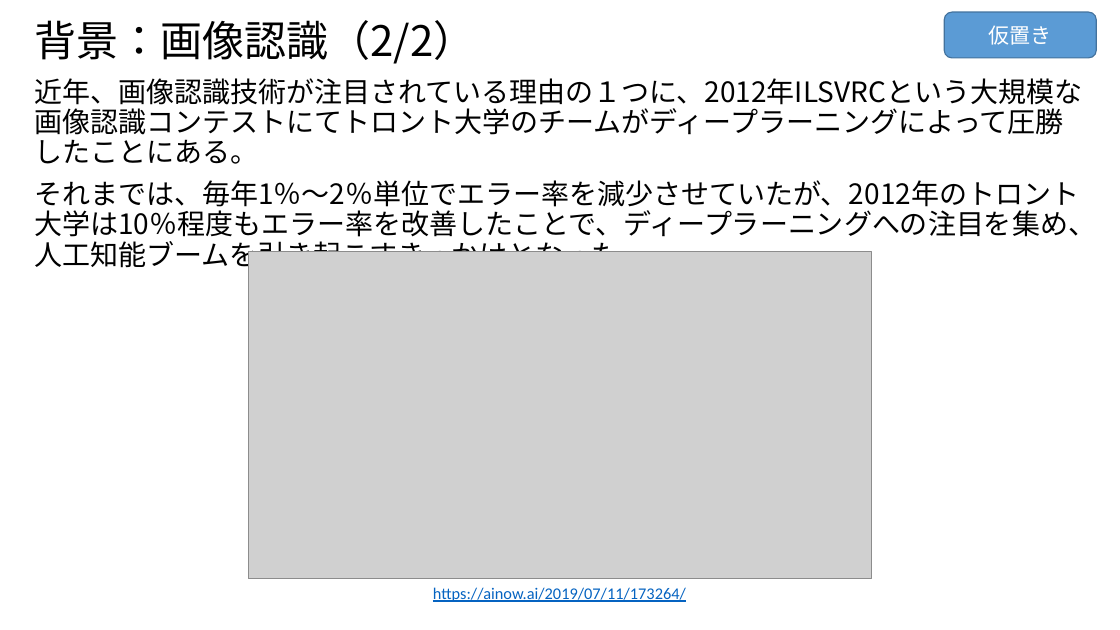
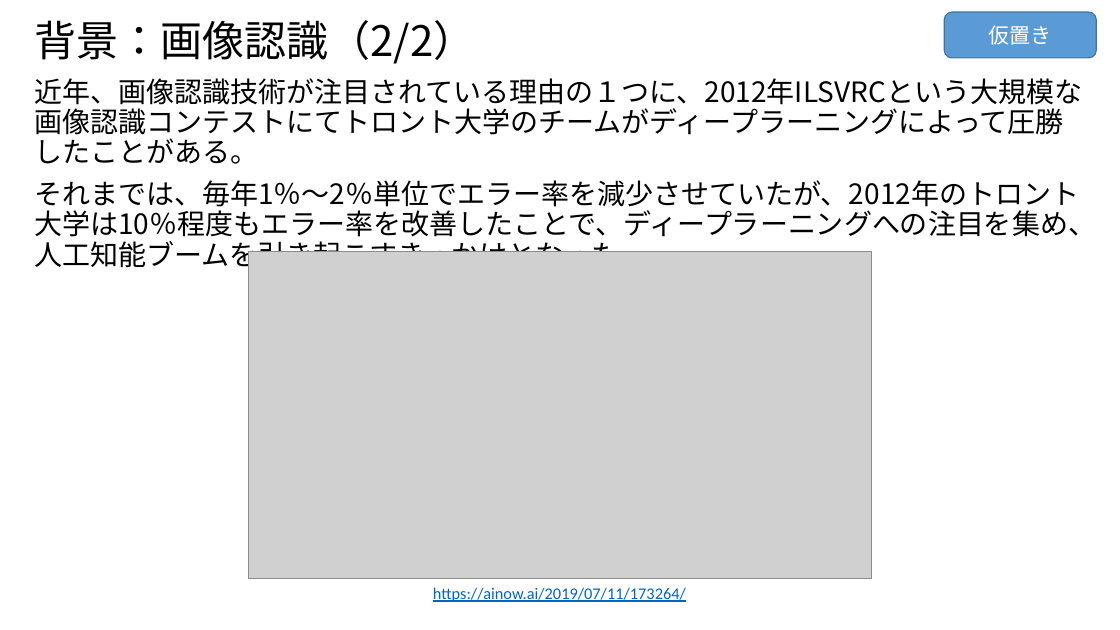
Before and after one commit to topse2019-kaggle/team, a slide deck: slide 3 of hirakawa/20191223/ResNet等整理.pptx. Drawn at 1120x630 pixels with LibreOffice and Linux fonts; fonts in the diff are those of the drawing; grey boxes stand for pictures. Boxes give left, top, right and bottom in pixels: in the first picture for what was removed or moved away, otherwise in the second. Text is boxed around its words. In the diff, an @@ line names an element or a change of style, - is before the commit and + after.

Commit message:
Add files via upload
Add files via upload

```diff
--- a/hirakawa/20191223/ResNet等整理.pptx
+++ b/hirakawa/20191223/ResNet等整理.pptx
@@ text at (x1=34, y1=78, x2=1082, y2=164): text changed @@
-近年、画像認識技術が注目されている理由の１つに、2012年ILSVRCという大規模な画像認識コンテストにてトロント大学のチームがディープラーニングによって圧勝したことにある。
+近年、画像認識技術が注目されている理由の１つに、2012年ILSVRCという大規模な画像認識コンテストにてトロント大学のチームがディープラーニングによって圧勝したことがある。
```
Also in this commit, not shown: 3 other slides changed, 1 slide added, 1 slide removed.
